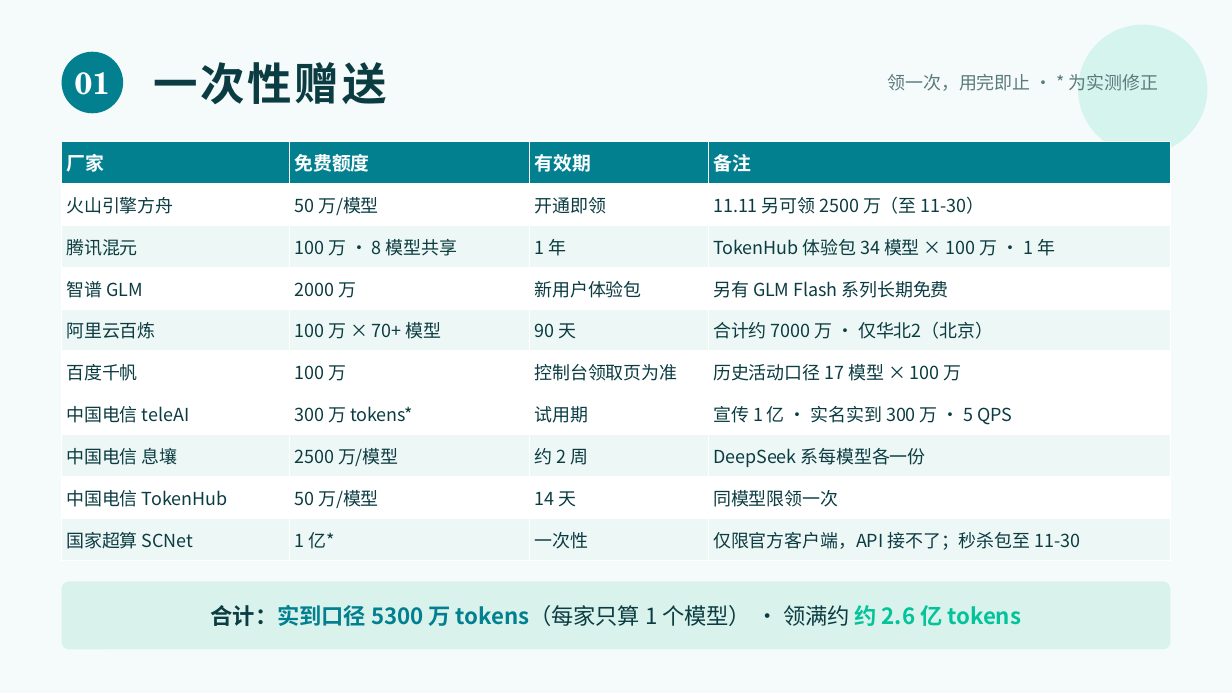
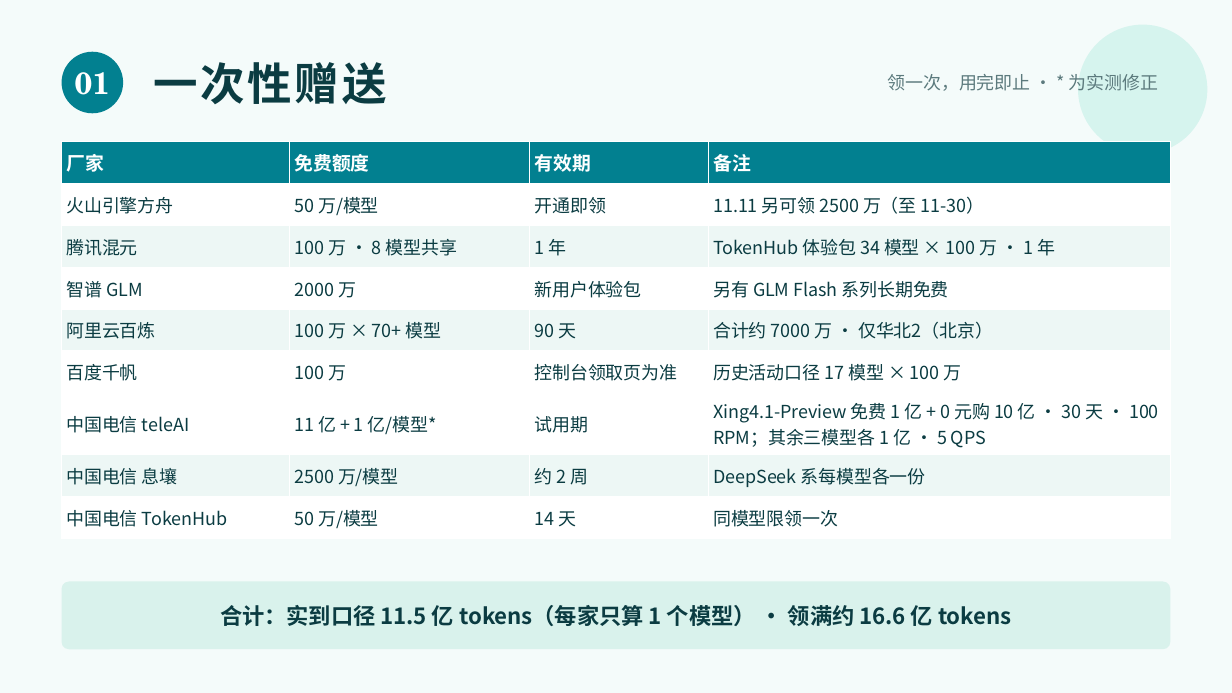
Before and after one commit to hsliuping/Facet, a slide deck: slide 4 of docs/Facet免费额度全景.pptx. Drawn at 1232x693 pixels with LibreOffice and Linux fonts; fonts in the diff are those of the drawing. Boxes give left, top, right and bottom in pixels: in the first picture for what was removed or moved away, otherwise in the second. Text is boxed around its words. In the diff, an @@ line names an element or a change of style, - is before the commit and + after.

Commit message:
fix(teleai): 模型 id 勘误为 Xing4.1-Preview，核实 0 元购 10 亿资源包并统一额度口径
- seed teleai-xing: auto 改指 Xing4.1-Preview（74 次成功调用实证 API id 无 "1"），model_quota 面额 11 亿 = 免费 1 亿 + 0 元购 10 亿；测试断言同步
- 文档口径统一：手册 4.12、免费额度总览（实到 ≈11.5 亿 / 领满 ≈16.6 亿）、官网核实表、模式对照表、接入记录、PROGRESS 勘误行
- 全景 PPT 数字重算：22/18 家、删 SCNet 行、teleAI 行改 11 亿 + 1 亿/模型（30 天有效）、安装包 1.0.1、测试数 1403
- 裁剪硅基流动密钥页截图底部账号归属名

```diff
--- a/docs/Facet免费额度全景.pptx
+++ b/docs/Facet免费额度全景.pptx
@@ table at bbox=[62, 142, 1170, 561] @@
-row 7, column 2: 300 万 tokens*
+row 7, column 2: 11 亿 + 1 亿/模型*
-row 7, column 4: 宣传 1 亿 · 实名实到 300 万 · 5 QPS
+row 7, column 4: Xing4.1-Preview 免费 1 亿 + 0 元购 10 亿 · 30 天 · 100 RPM；其余三模型各 1 亿 · 5 QPS
-row 10: 国家超算 SCNet | 1 亿* | 一次性 | 仅限官方客户端，API 接不了；秒杀包至 11-30
@@ text at bbox=[220, 605, 1012, 626]: text changed @@
-合计：实到口径 5300 万 tokens（每家只算 1 个模型） · 领满约 约 2.6 亿 tokens
+合计：实到口径 11.5 亿 tokens（每家只算 1 个模型） · 领满约 16.6 亿 tokens
```
Also in this commit, not shown: 4 other slides changed, 10 other files.
